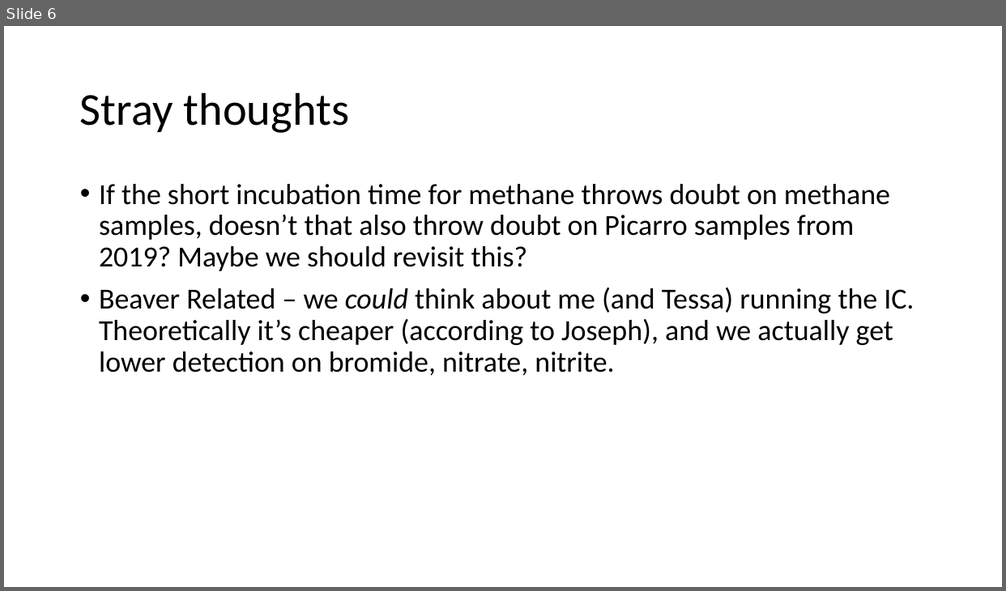
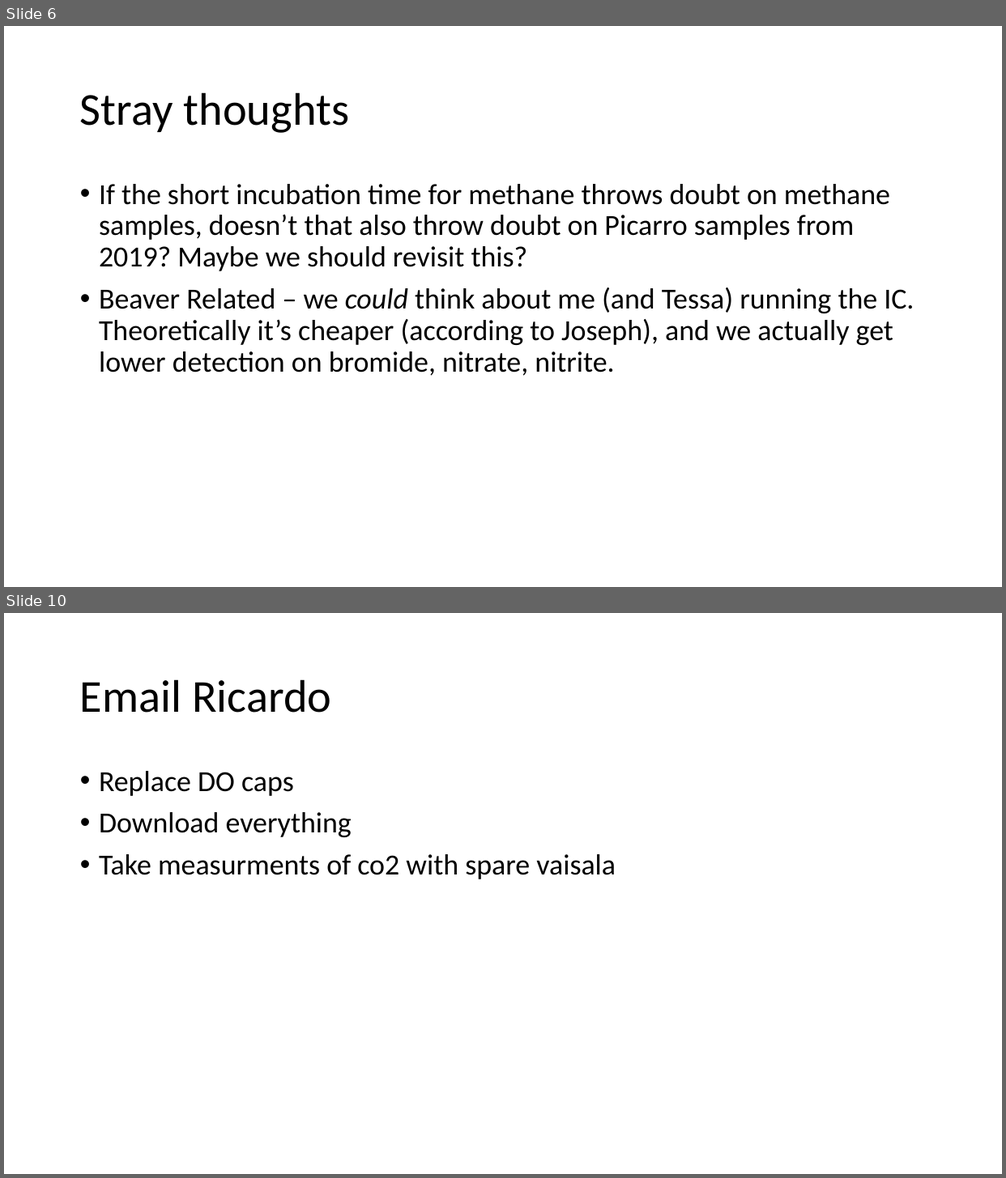
Before and after one commit to carbonshed/Ecuador2021, a slide deck: plots/DataVis_2022-01-10.pptx. Shown one above the other, each under a label of ours: slide 6 before the commit, slides 6 and 10 after it; the slides between them are not shown. The pictures are 1006x591 and 1006x1178 pixels, drawn with LibreOffice and Linux fonts; fonts in the diff are those of the drawing. Boxes give left, top, right and bottom in pixels: in the first picture for what was removed or moved away, otherwise in the second. Text is boxed around its words. In the diff, an @@ line names an element or a change of style, - is before the commit and + after.

```diff
--- a/plots/DataVis_2022-01-10.pptx
+++ b/plots/DataVis_2022-01-10.pptx
@@ slide 10 added at <box>4,613,1002,1174</box>, background #FFFFFF @@
@@ title added at <box>80,679,331,713</box>, 44 pt, text #000000 @@
+Email Ricardo
@@ text added at <box>99,771,616,879</box>, 28 pt, text #000000 @@
+• Replace DO caps
+• Download everything
+• Take measurments of co2 with spare vaisala
```
Also in this commit, not shown: 1 slide changed, 7 other slides added.
